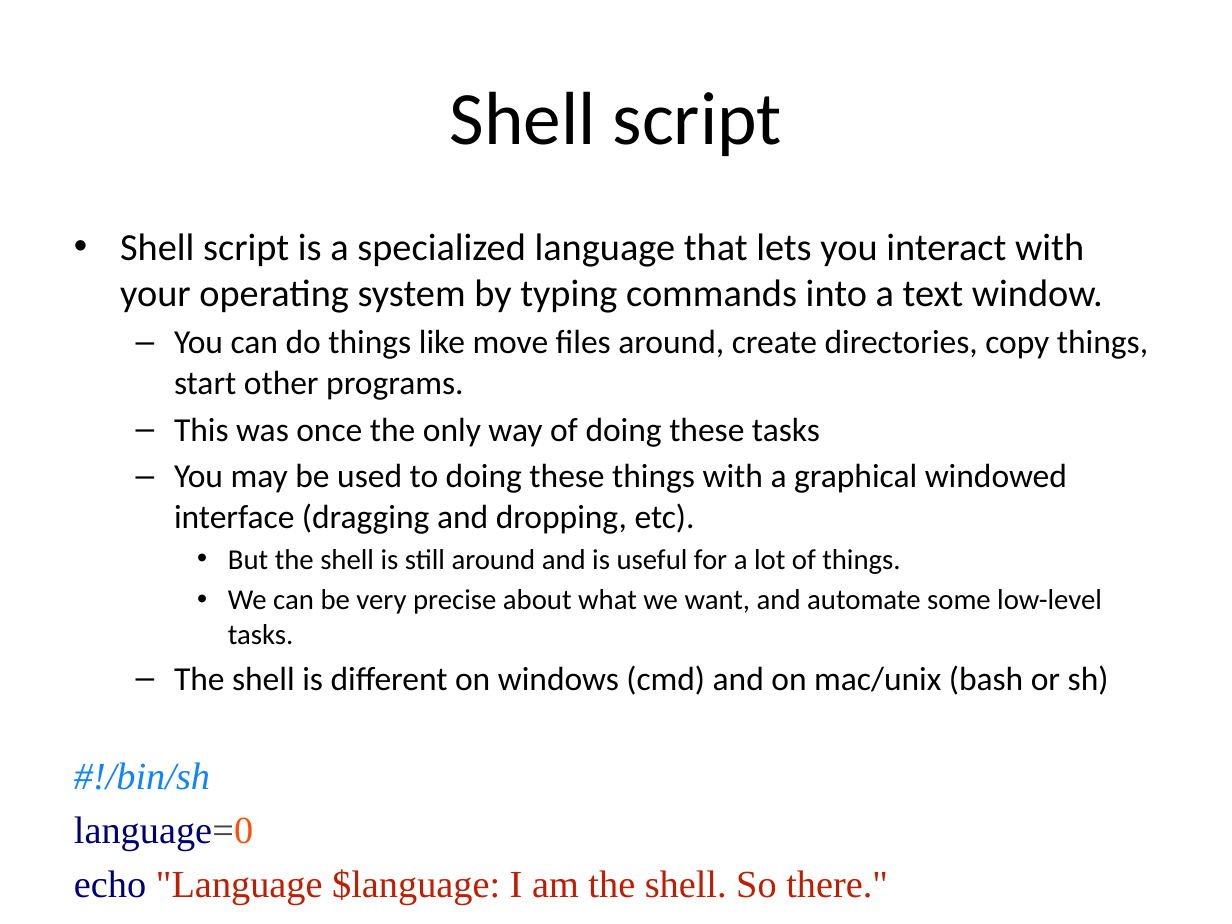
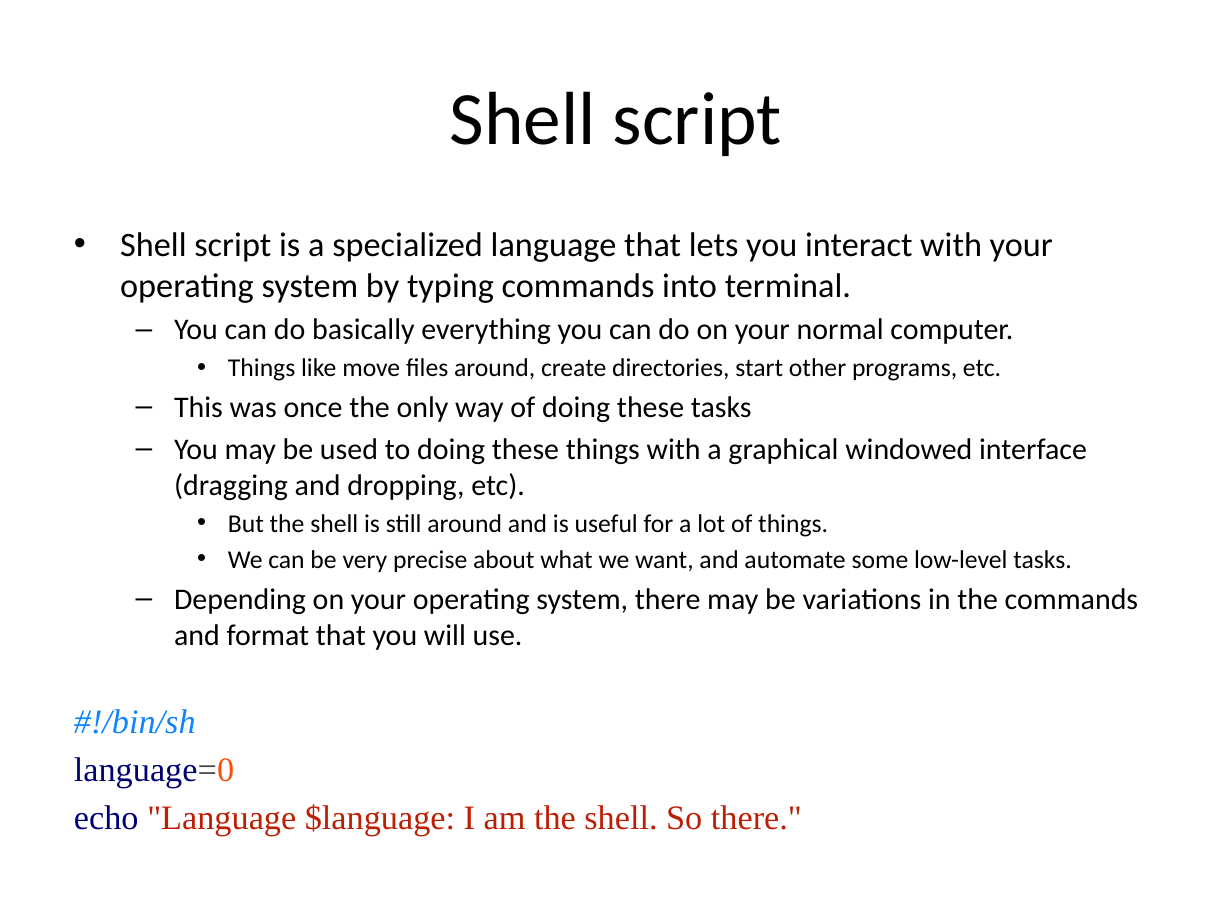
Before and after one commit to zengm71/Course-Overview, a slide deck: slide 23 of week_1/1.1 - 1.5 Intro to Python.pptx. Drawn at 1232x924 pixels with LibreOffice and Linux fonts; fonts in the diff are those of the drawing. Boxes give left, top, right and bottom in pixels: in the first picture for what was removed or moved away, otherwise in the second. Text is boxed around its words. In the diff, an @@ line names an element or a change of style, - is before the commit and + after.

```diff
--- a/week_1/1.1 - 1.5 Intro to Python.pptx
+++ b/week_1/1.1 - 1.5 Intro to Python.pptx
@@ text at (120, 232, 1053, 381): text changed; size 22.4 to 20 pt @@
-• Shell script is a specialized language that lets you interact with your operating system by typing commands into a text window.
-  – You can do things like move files around, create directories, copy things, start other programs.
+• Shell script is a specialized language that lets you interact with your operating system by typing commands into terminal.
+  – You can do basically everything you can do on your normal computer.
+    • Things like move files around, create directories, start other programs, etc.
@@ text at (74, 396, 1087, 836): size 19.6 to 17.5 pt in "This was once the only way of ...", "You may be used to doing these ..."; size 16.8 to 15 pt in "But the shell is still around and ...", "We can be very precise about what ..."; size 22.4 to 20 pt in "#!/bin/sh", "language=0", "echo "Language $language: I am the shell. ..." @@
@@ text at (174, 588, 1138, 650): text changed; size 19.6 to 17.5 pt @@
-  – The shell is different on windows (cmd) and on mac/unix (bash or sh)
+  – Depending on your operating system, there may be variations in the commands and format that you will use.
```
Also in this commit, not shown: 5 other slides changed, 4 other files.
